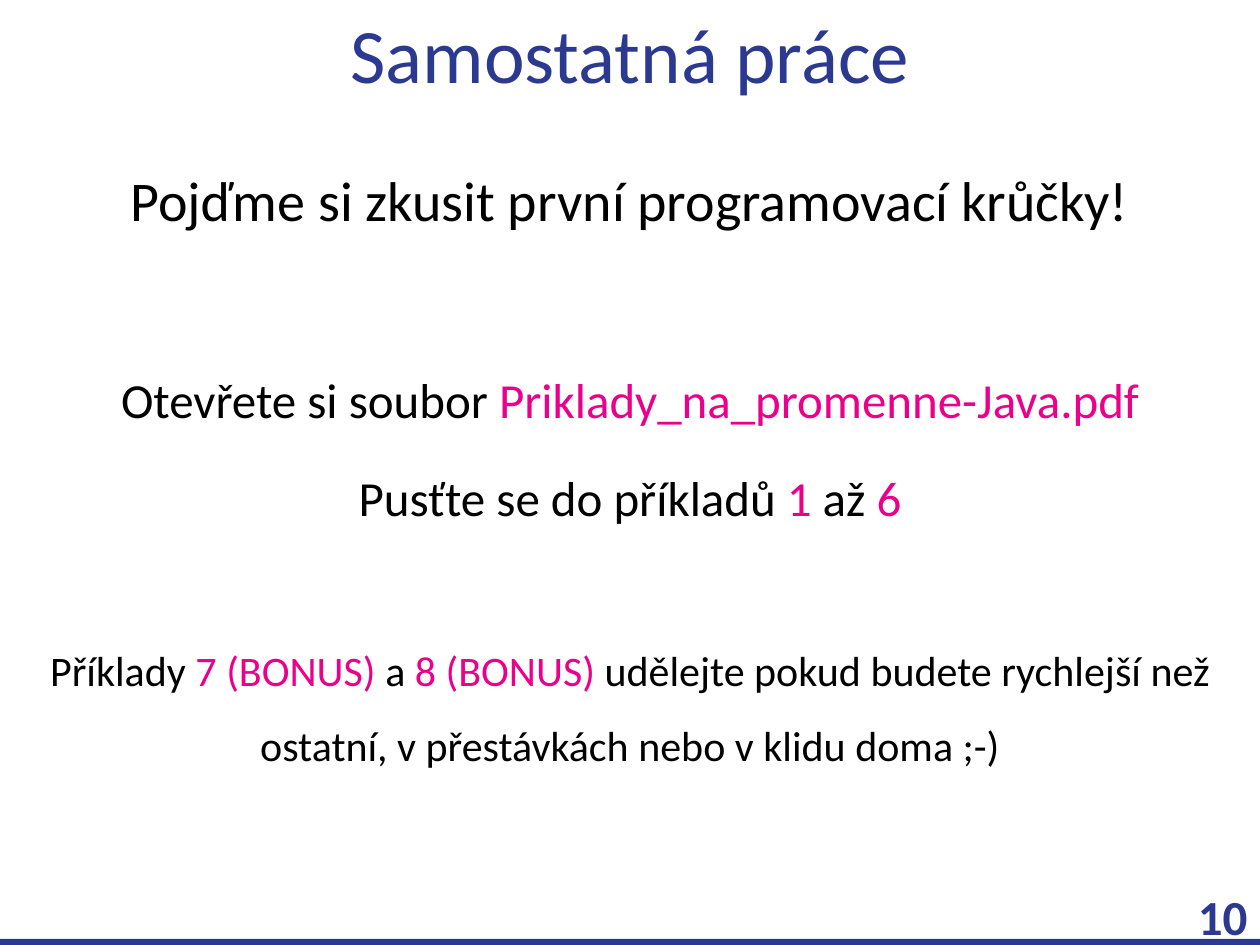
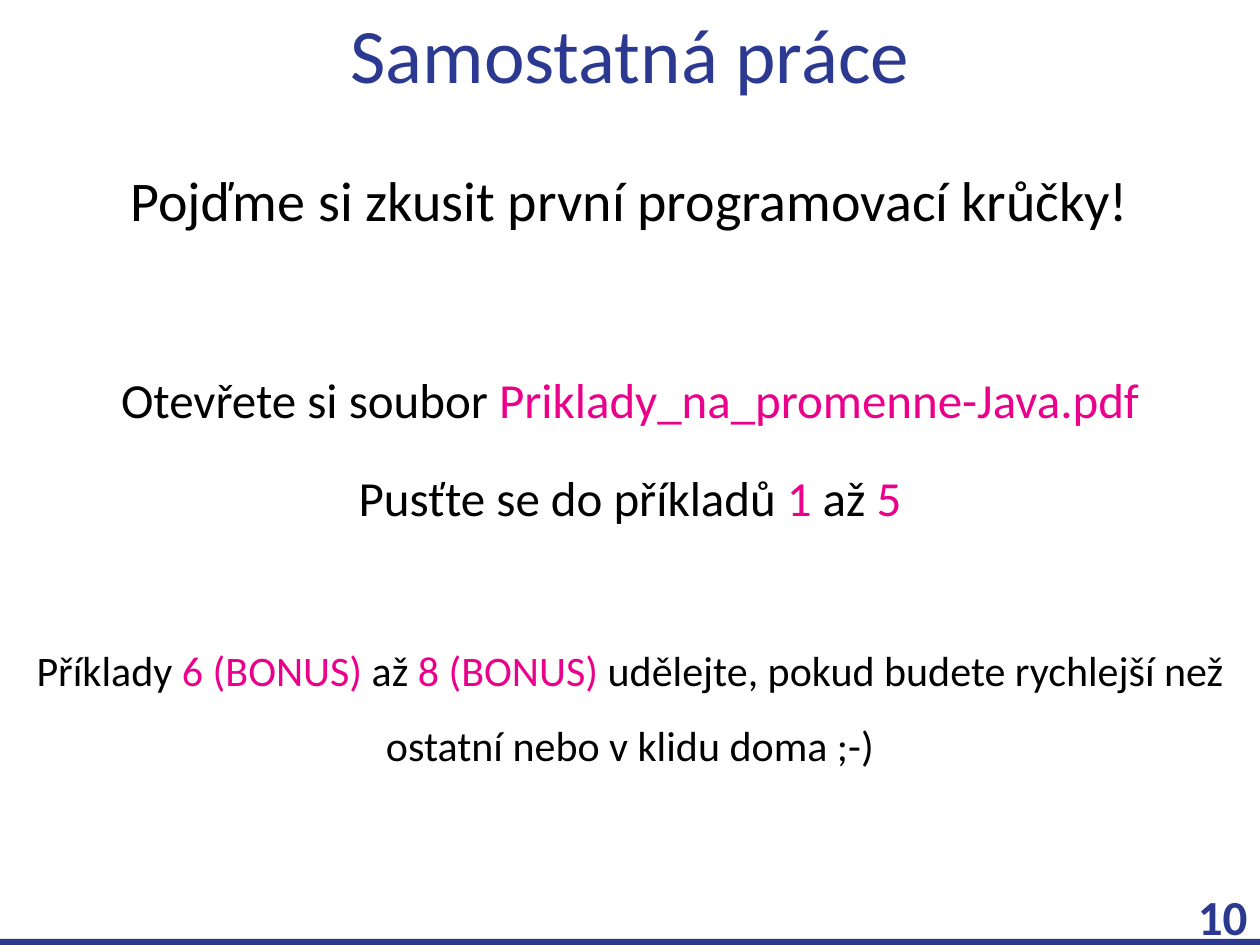
Before and after one commit to czechitas/java-uvod-do-programovani-1, a slide deck: slide 10 of Pro lektory/Prezentace-CS.pptx. Drawn at 1260x945 pixels with LibreOffice and Linux fonts; fonts in the diff are those of the drawing; background and template pictures are left out. Boxes give left, top, right and bottom in pixels: in the first picture for what was removed or moved away, otherwise in the second. Text is boxed around its words. In the diff, an @@ line names an element or a change of style, - is before the commit and + after.

Commit message:
Update solution for 21-Promenne-Lab. Make exercise 6 optional (= Bonus).

```diff
--- a/Pro lektory/Prezentace-CS.pptx
+++ b/Pro lektory/Prezentace-CS.pptx
@@ text at box(37, 481, 1223, 762): text changed @@
-Pusťte se do příkladů 1 až 6
-Příklady 7 (BONUS) a 8 (BONUS) udělejte pokud budete rychlejší než ostatní, v přestávkách nebo v klidu doma ;-)
+Pusťte se do příkladů 1 až 5
+Příklady 6 (BONUS) až 8 (BONUS) udělejte, pokud budete rychlejší než ostatní nebo v klidu doma ;-)
```
Also in this commit, not shown: 1 other slide changed, 3 other files.
